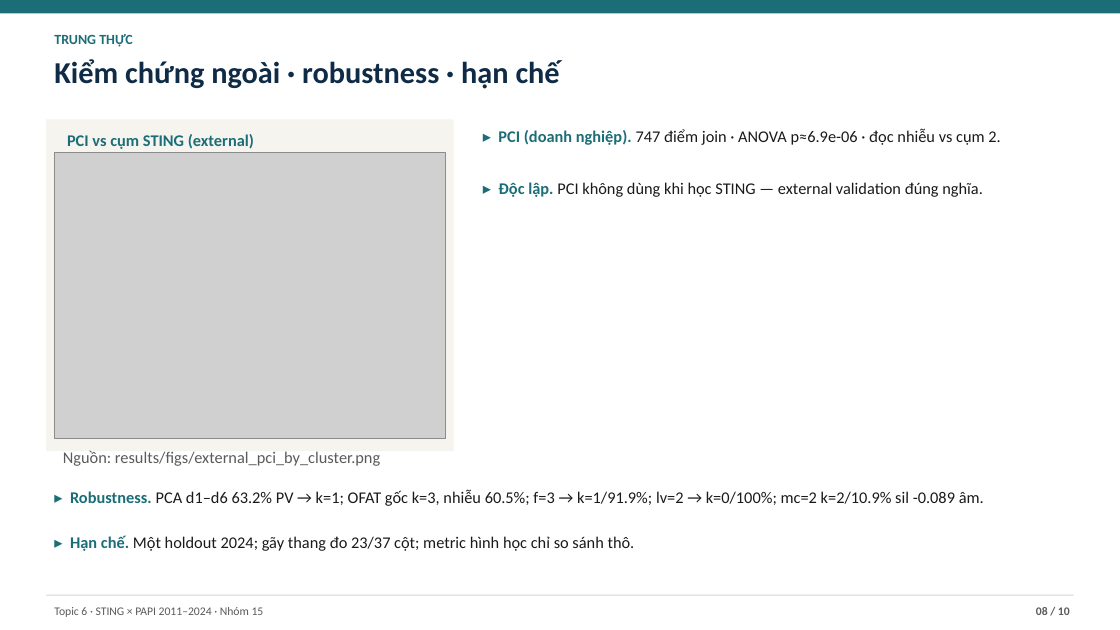
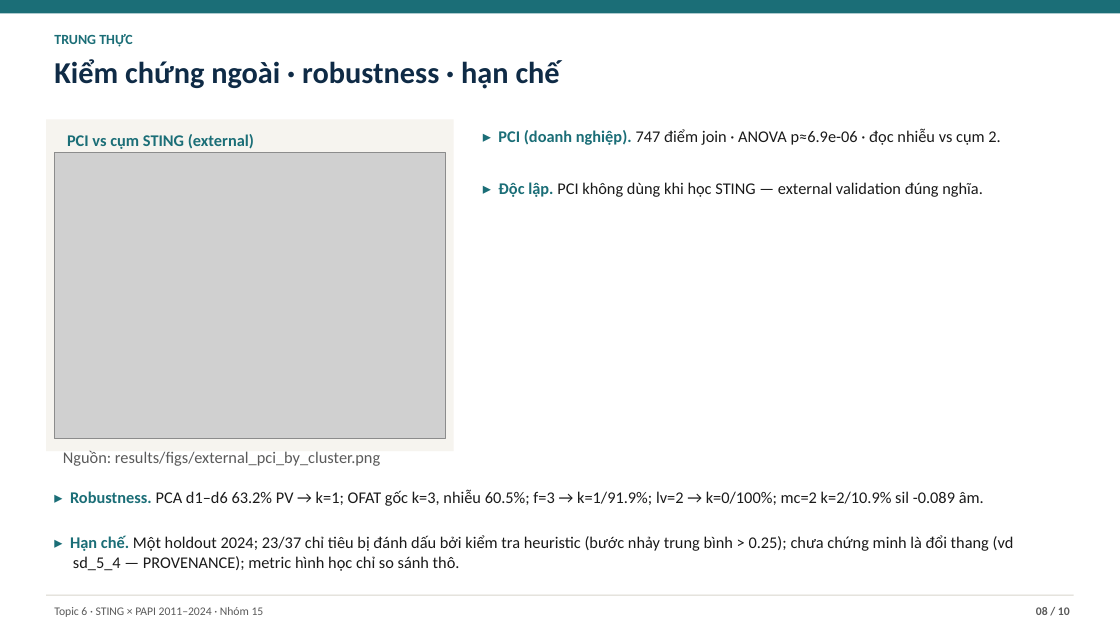
Before and after one commit to JasonTM17/Grid_Based_Sociology, a slide deck: slide 8 of slides/submission.pptx. Drawn at 1120x630 pixels with LibreOffice and Linux fonts; fonts in the diff are those of the drawing; grey boxes stand for pictures. Boxes give left, top, right and bottom in pixels: in the first picture for what was removed or moved away, otherwise in the second. Text is boxed around its words. In the diff, an @@ line names an element or a change of style, - is before the commit and + after.

```diff
--- a/slides/submission.pptx
+++ b/slides/submission.pptx
@@ text at (x1=70, y1=535, x2=1014, y2=571): text changed @@
-▸ Hạn chế. Một holdout 2024; gãy thang đo 23/37 cột; metric hình học chỉ so sánh thô.
+▸ Hạn chế. Một holdout 2024; 23/37 chỉ tiêu bị đánh dấu bởi kiểm tra heuristic (bước nhảy trung bình > 0.25); chưa chứng minh là đổi thang (vd sd_5_4 — PROVENANCE); metric hình học chỉ so sánh thô.
```
Also in this commit, not shown: 2 other slides changed, 1 other file.
